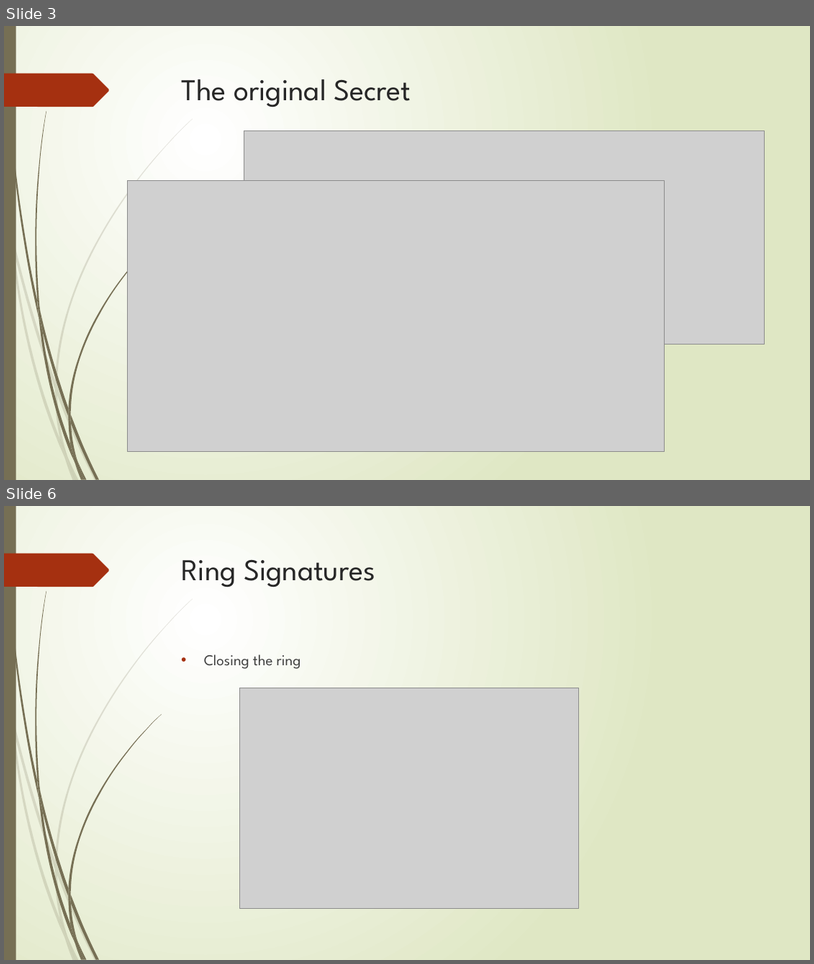
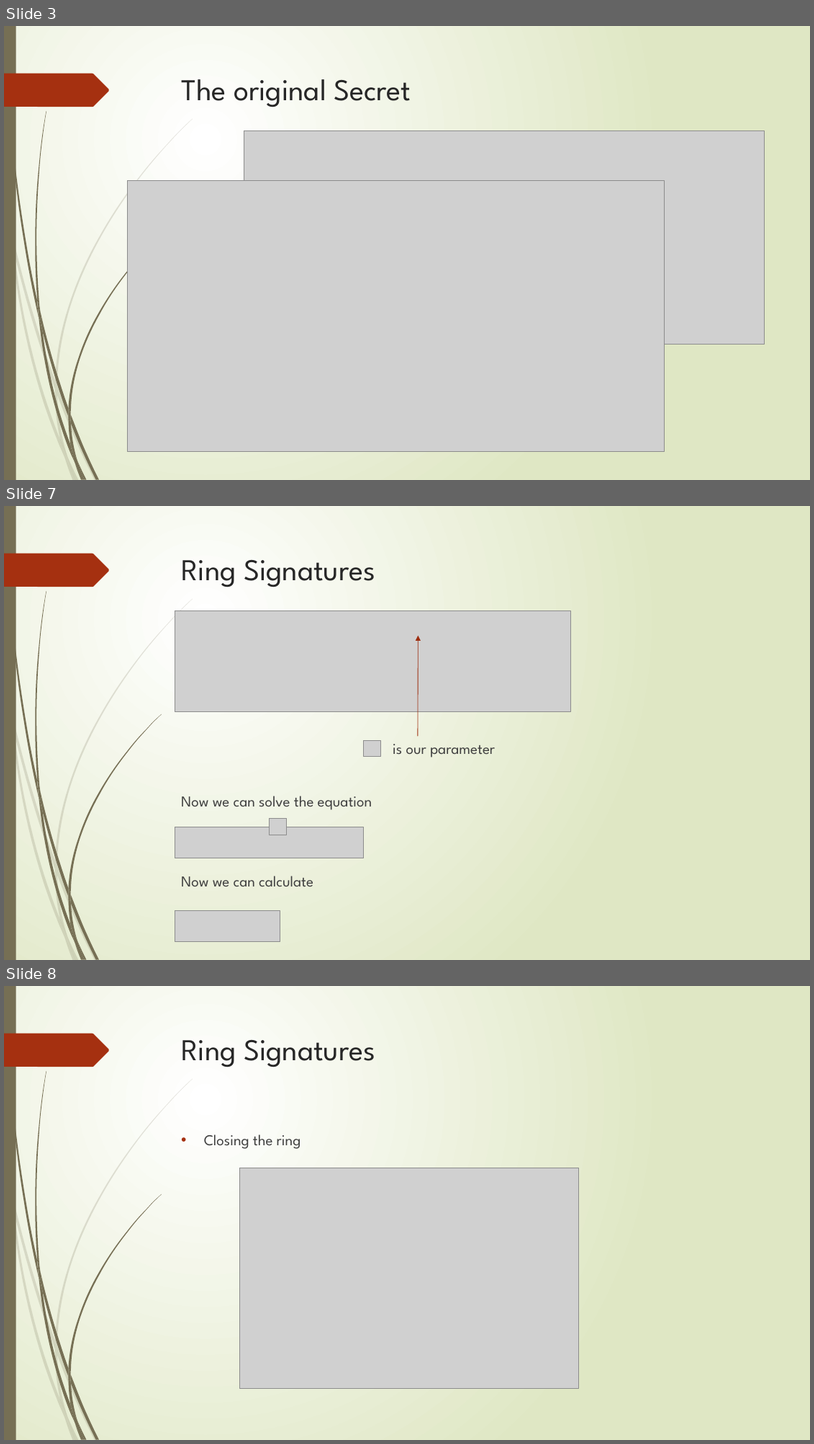
Before and after one commit to eliranmoyal/geo-secret, a slide deck: geo-secret.pptx. Shown one above the other, each under a label of ours: slides 3 and 6 before the commit, slides 3, 7 and 8 after it; the slides between them are not shown. The pictures are 814x964 and 814x1444 pixels, drawn with LibreOffice and Linux fonts; fonts in the diff are those of the drawing; grey boxes stand for pictures. Boxes give left, top, right and bottom in pixels: in the first picture for what was removed or moved away, otherwise in the second. Text is boxed around its words. In the diff, an @@ line names an element or a change of style, - is before the commit and + after.

```diff
--- a/geo-secret.pptx
+++ b/geo-secret.pptx
@@ slide 7 added at bbox=[4, 506, 810, 960], background gradient #FFFFFF to #DFE8C4; not listed: 24 template elements that a slide beside it also shows @@
@@ title added at bbox=[182, 560, 376, 587], 36 pt, text #262626 @@
+Ring Signatures
@@ picture added at bbox=[175, 611, 571, 712] @@
@@ arrow added from (418, 736) to (419, 636), #9E2E0F 0.75 pt @@
@@ picture added at bbox=[364, 740, 381, 757] @@
@@ text added at bbox=[181, 744, 495, 886], 18 pt, text #404040 @@
+is our parameter
+Now we can solve the equation
+Now we can calculate
@@ picture added at bbox=[175, 826, 364, 858] @@
@@ picture added at bbox=[270, 818, 286, 835] @@
@@ picture added at bbox=[175, 911, 280, 942] @@
@@ what was slide 6 is now slide 8 @@
```
Also in this commit, not shown: 3 slides changed, 1 other slide added, 7 other files.
